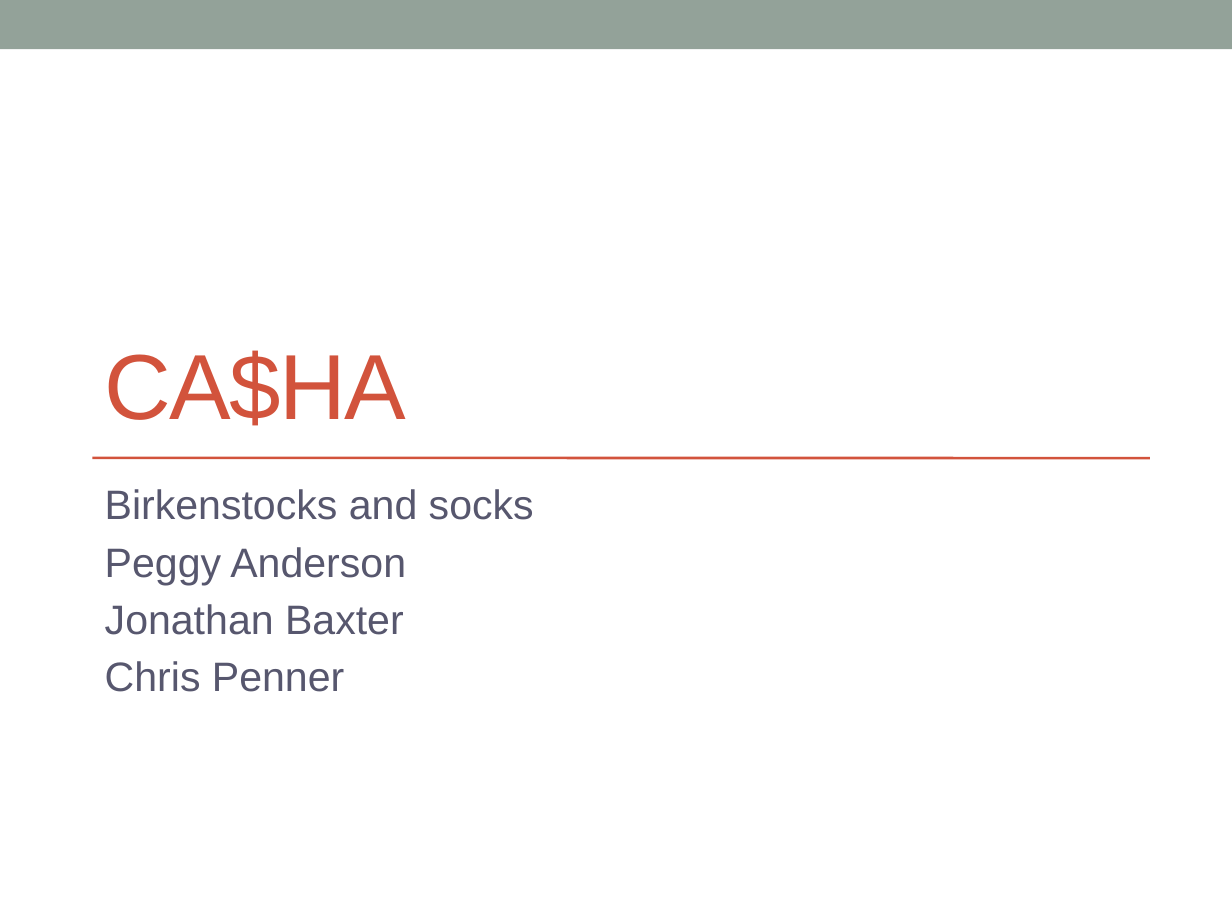
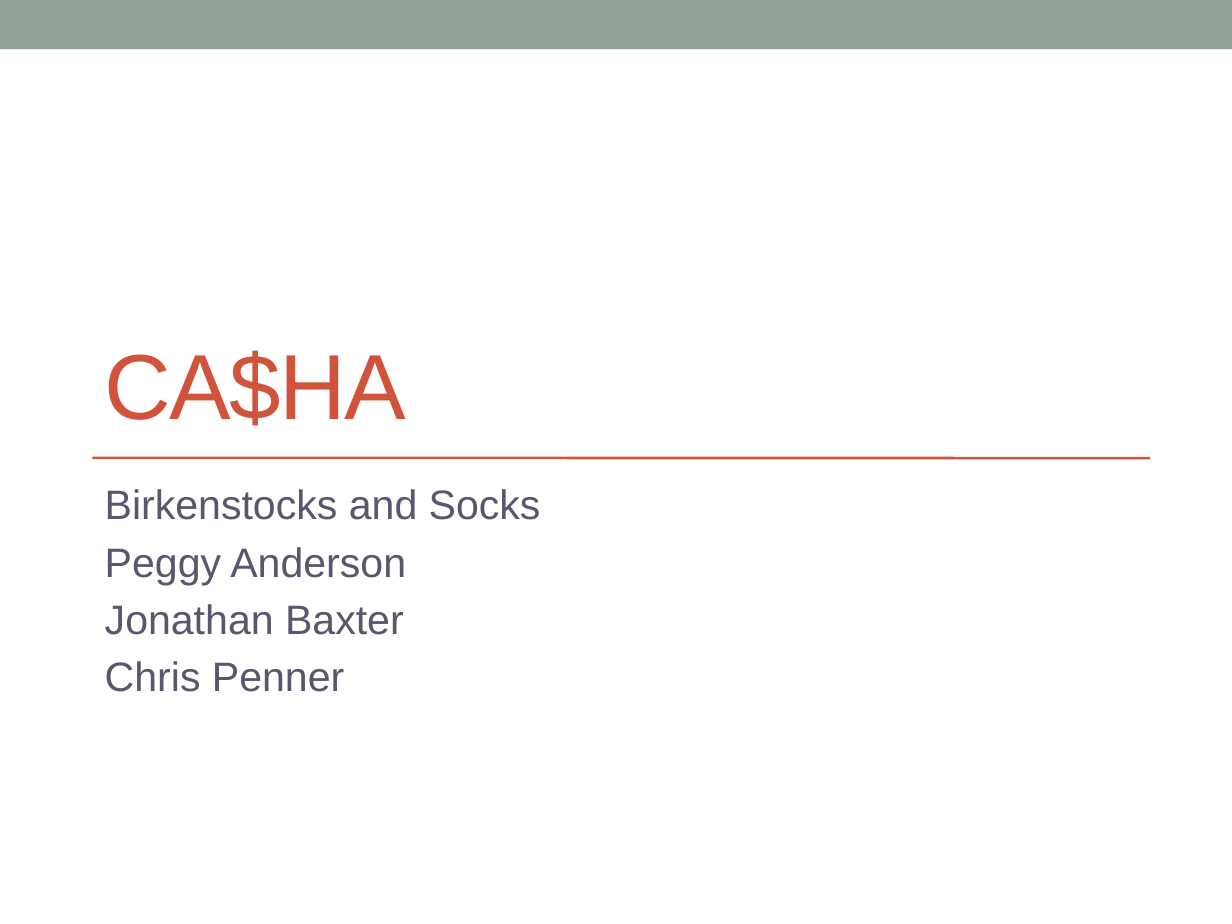
Before and after one commit to ChrisPenner/CMPT481, a slide deck: slide 1 of evals-and-rec/Presentation/Presentation.pptx. Drawn at 1232x924 pixels with LibreOffice and Linux fonts; fonts in the diff are those of the drawing. Boxes give left, top, right and bottom in pixels: in the first picture for what was removed or moved away, otherwise in the second. Text is boxed around its words. In the diff, an @@ line names an element or a change of style, - is before the commit and + after.

```diff
--- a/evals-and-rec/Presentation/Presentation.pptx
+++ b/evals-and-rec/Presentation/Presentation.pptx
@@ subtitle at <box>105,489,541,520</box>: text changed @@
-Birkenstocks and socks
+Birkenstocks and Socks
```
Also in this commit, not shown: 5 other slides changed, 2 slides added, 1 slide removed.
